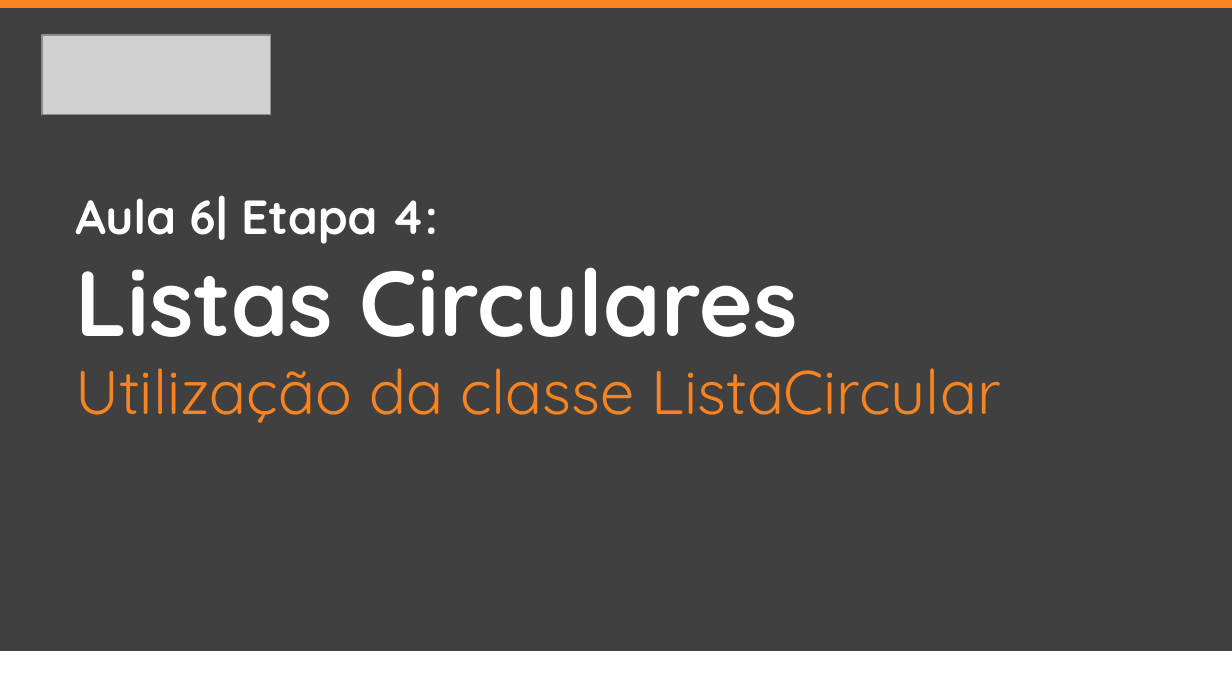
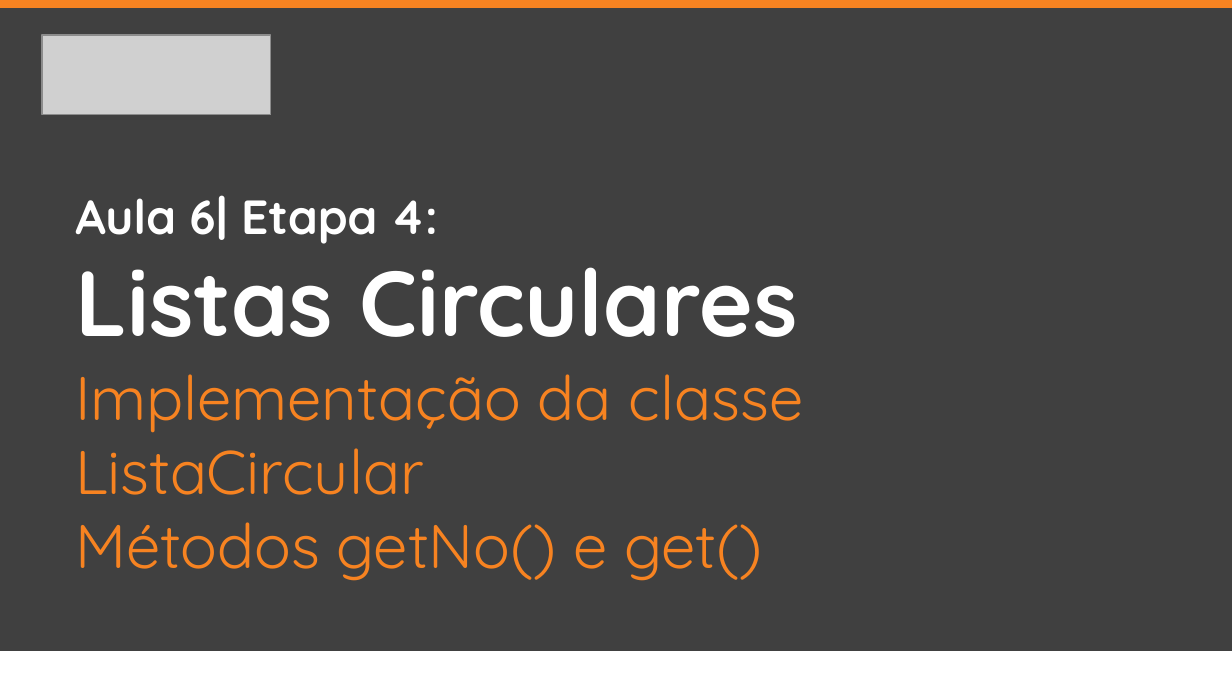
Before and after one commit to jrdutra/estruturaDeDadosJavaDio, a slide deck: slide 2 of apresentacoes/Aula6/Etapa4.pptx. Drawn at 1232x693 pixels with LibreOffice and Linux fonts; fonts in the diff are those of the drawing; grey boxes stand for pictures. Boxes give left, top, right and bottom in pixels: in the first picture for what was removed or moved away, otherwise in the second. Text is boxed around its words. In the diff, an @@ line names an element or a change of style, - is before the commit and + after.

```diff
--- a/apresentacoes/Aula6/Etapa4.pptx
+++ b/apresentacoes/Aula6/Etapa4.pptx
@@ text at [75, 374, 804, 581]: text changed @@
-Utilização da classe ListaCircular
+Implementação da classe ListaCircular
+Métodos getNo() e get()
```
Also in this commit, not shown: 1 slide removed, 13 other files.
